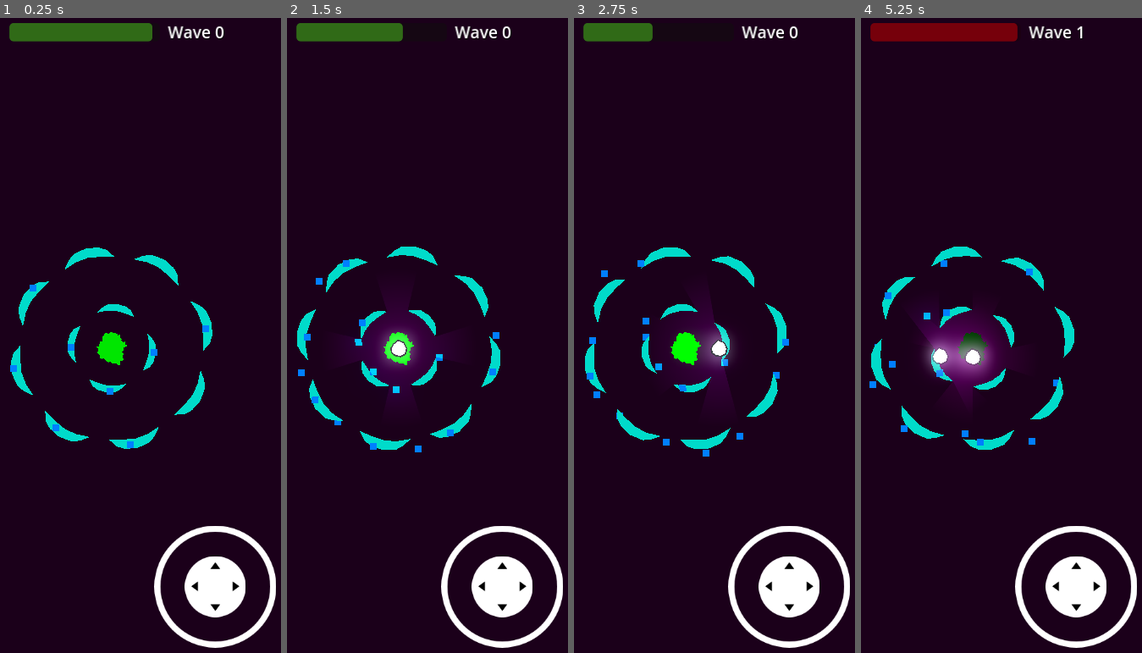
Above: before the commit, frames 1-4 (left to right).
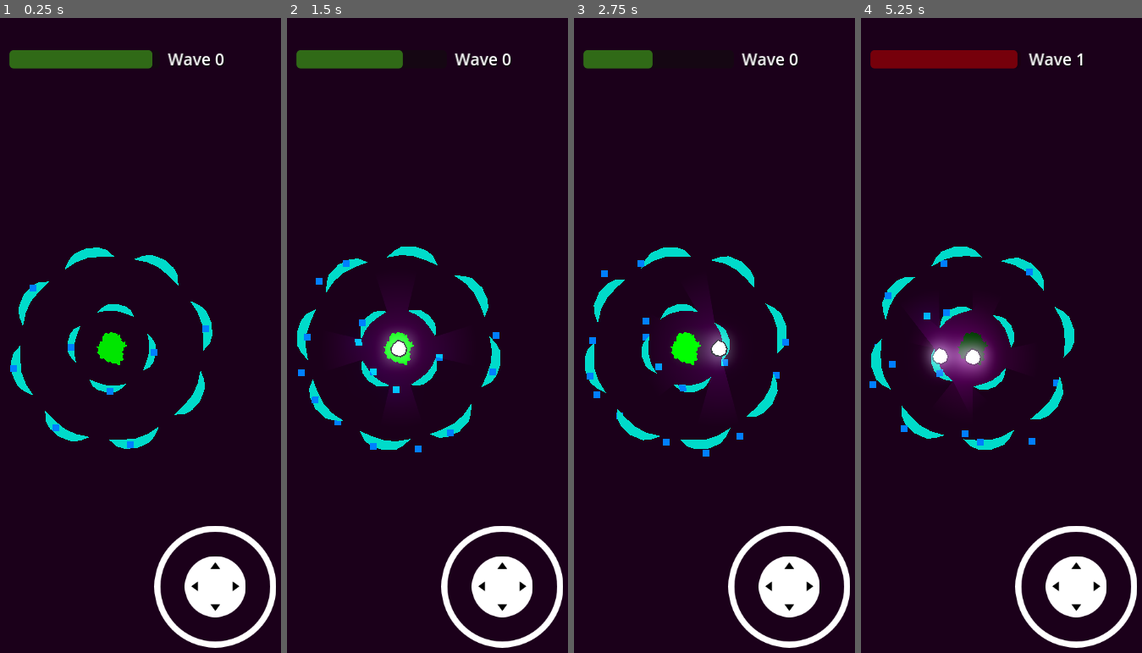
Above: after the commit, the same moments.

Repository: CatsAreCuteAndFast/Tower-Defense-Skilled
Game: Godot game, scene res://scenes/levels/main.tscn
Two runs of this game, one before a commit and one after it. Both use one fixed random seed, a clock stepped at 60 frames per second and the inputs below.
Inputs (mouse positions are in pixels of both pictures, inside the frame that each line leads up to):
- Up to frame 1 (0.25 s): no input
- Up to frame 2 (1.5 s): drag from (399, 348) to (438, 202) at 0.52 s; drag from (399, 348) to (379, 481) at 1.27 s
- Up to frame 3 (2.75 s): move the mouse to (725, 202) at 2.02 s; hold D (right) from 2.03 s (still down); click (725, 202) at 2.1 s
- Up to frame 4 (5.25 s): release D (right) at 2.75 s; drag from (953, 481) to (outside the picture) at 2.77 s; move the mouse to (1094, 449) at 3.52 s; hold A (left) 3.53-4.25 s; click (1094, 449) at 3.6 s; drag from (outside the picture) to (911, 176) at 4.27 s; move the mouse to (993, 348) at 5.02 s; hold S (down) from 5.03 s (still down); click (993, 348) at 5.1 s

The runs differ from the first frame. In frame 1, 3.4% of the frame differs, in the area x 3-80%, y 0-8%; in frame 2, 2.6%; in frame 3, 1.9%; in frame 4, 3.4%, in the area x 3-79%, y 0-8%.

Commit message:
Moved wave indicator lower

Diff:
--- a/scenes/enemy_spawner.tscn
+++ b/scenes/enemy_spawner.tscn
@@ -16,7 +16,9 @@
 anchor_left = 0.5
 anchor_right = 0.5
 offset_left = -40.0
+offset_top = 40.0
 offset_right = -40.0
+offset_bottom = 40.0
 grow_horizontal = 2
 
 [node name="WaveProgress" type="ProgressBar" parent="CanvasLayer/Control"]
